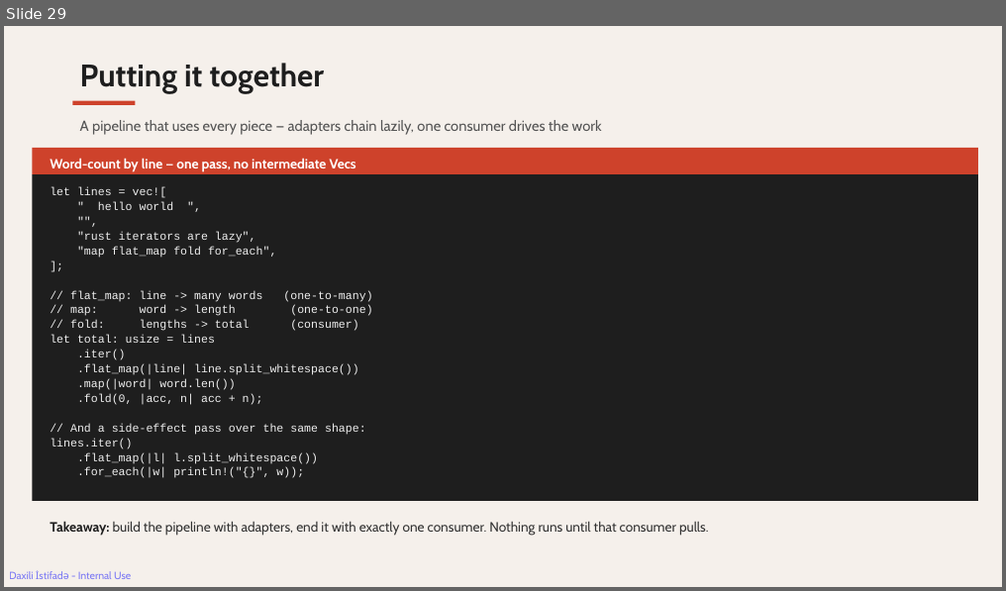
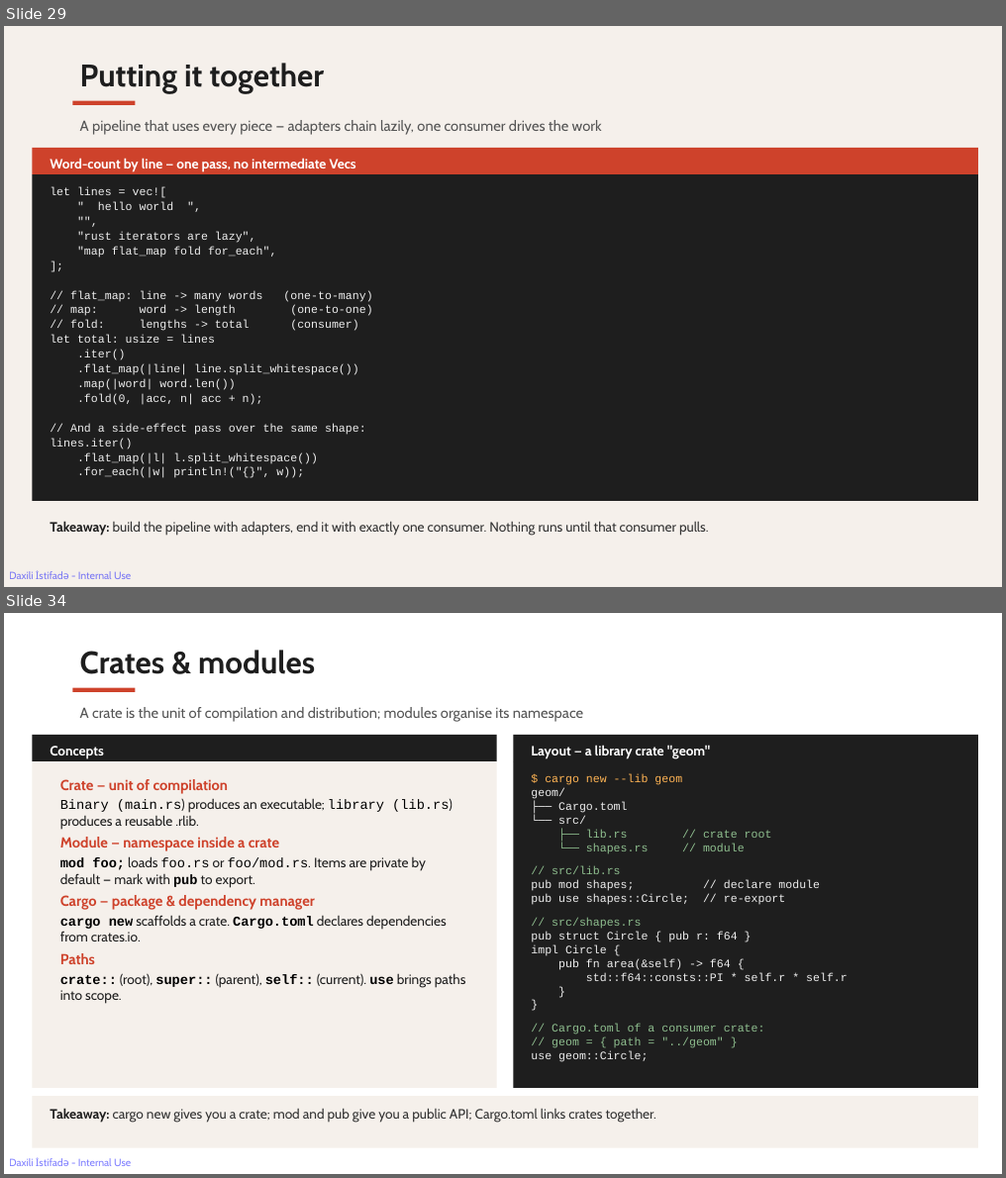
Before and after one commit to rahimahmedov/rust_vs_cpp, a slide deck: rust_friday_session.pptx. Shown one above the other, each under a label of ours: slide 29 before the commit, slides 29 and 34 after it; the slides between them are not shown. The pictures are 1006x591 and 1006x1178 pixels, drawn with LibreOffice and Linux fonts; fonts in the diff are those of the drawing. Boxes give left, top, right and bottom in pixels: in the first picture for what was removed or moved away, otherwise in the second. Text is boxed around its words. In the diff, an @@ line names an element or a change of style, - is before the commit and + after.

```diff
--- a/rust_friday_session.pptx
+++ b/rust_friday_session.pptx
@@ slide 34 added at [4,613,1002,1174], background #FFFFFF; not listed: 1 template element that a slide beside it also shows @@
@@ text added at [80,650,315,674], 30 pt, text #1E1E1E, bold @@
+Crates & modules
@@ rectangle added at [73,688,135,692], fill #CE422B @@
@@ text added at [80,707,583,722], 14 pt, text #555555 @@
+A crate is the unit of compilation and distribution; modules organise its namespace
@@ rectangle added at [33,735,497,761], fill #1E1E1E @@
@@ text added at [50,746,104,760], 13 pt, text #FFFFFF, bold @@
+Concepts
@@ rectangle added at [514,735,979,761], fill #1E1E1E @@
@@ text added at [531,745,711,760], 13 pt, text #FFFFFF, bold @@
+Layout — a library crate "geom"
@@ rectangle added at [33,761,497,1088], fill #F5F0EB @@
@@ text added at [60,779,466,1004], 13 pt, text #1E1E1E @@
+Crate — unit of compilation
+Binary (main.rs) produces an executable; library (lib.rs) produces a reusable .rlib.
+Module — namespace inside a crate
+mod foo; loads foo.rs or foo/mod.rs. Items are private by default — mark with pub to export.
+Cargo — package & dependency manager
+cargo new scaffolds a crate. Cargo.toml declares dependencies from crates.io.
+Paths
+crate:: (root), super:: (parent), self:: (current). use brings paths into scope.
@@ rectangle added at [514,761,979,1088], fill #1E1E1E @@
@@ text added at [531,774,847,1062], 11 pt, text #EEEEEE @@
+$ cargo new --lib geom
+geom/
+├── Cargo.toml
+└── src/
+├── lib.rs // crate root
+└── shapes.rs // module
+// src/lib.rs
+pub mod shapes; // declare module
+pub use shapes::Circle; // re-export
+// src/shapes.rs
+pub struct Circle { pub r: f64 }
+impl Circle {
+pub fn area(&self) -> f64 {
+std::f64::consts::PI * self.r * self.r
+}
+}
+// Cargo.toml of a consumer crate:
+// geom = { path = "../geom" }
+use geom::Circle;
@@ rectangle added at [33,1096,979,1149], fill #F5F0EB @@
@@ text added at [50,1108,656,1123], 13 pt, text #333333 @@
+Takeaway: cargo new gives you a crate; mod and pub give you a public API; Cargo.toml links crates together.
```
Also in this commit, not shown: 1 slide changed, 6 other slides added, 40 other files.
